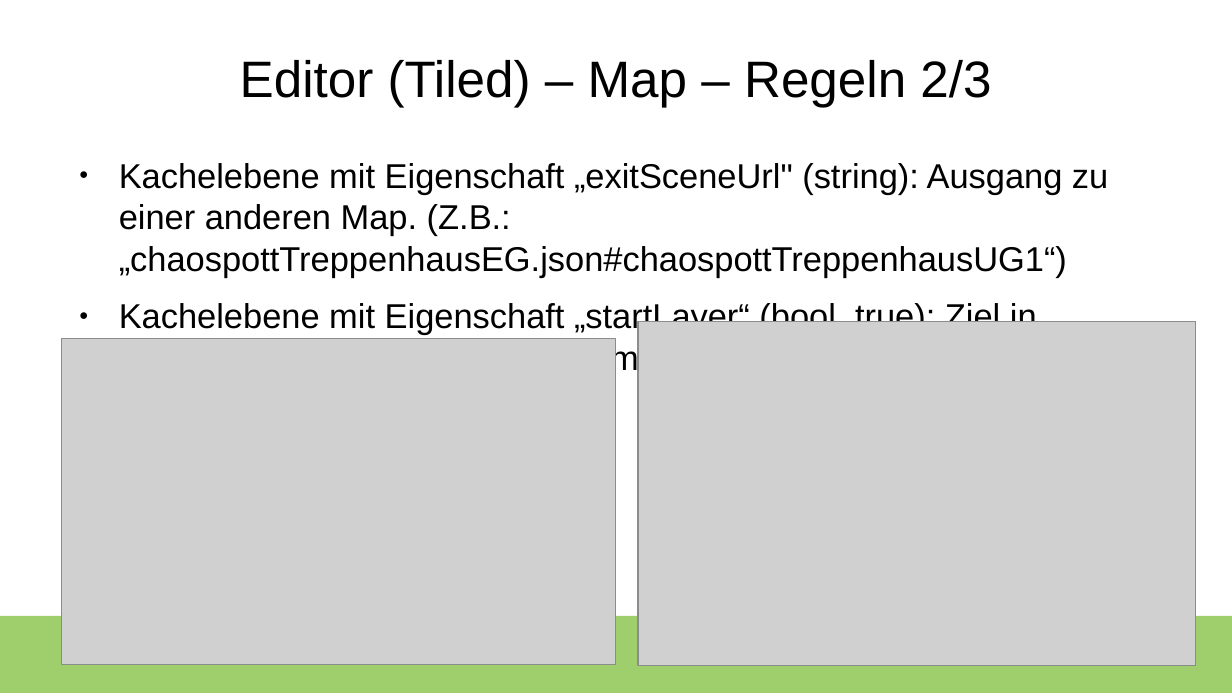
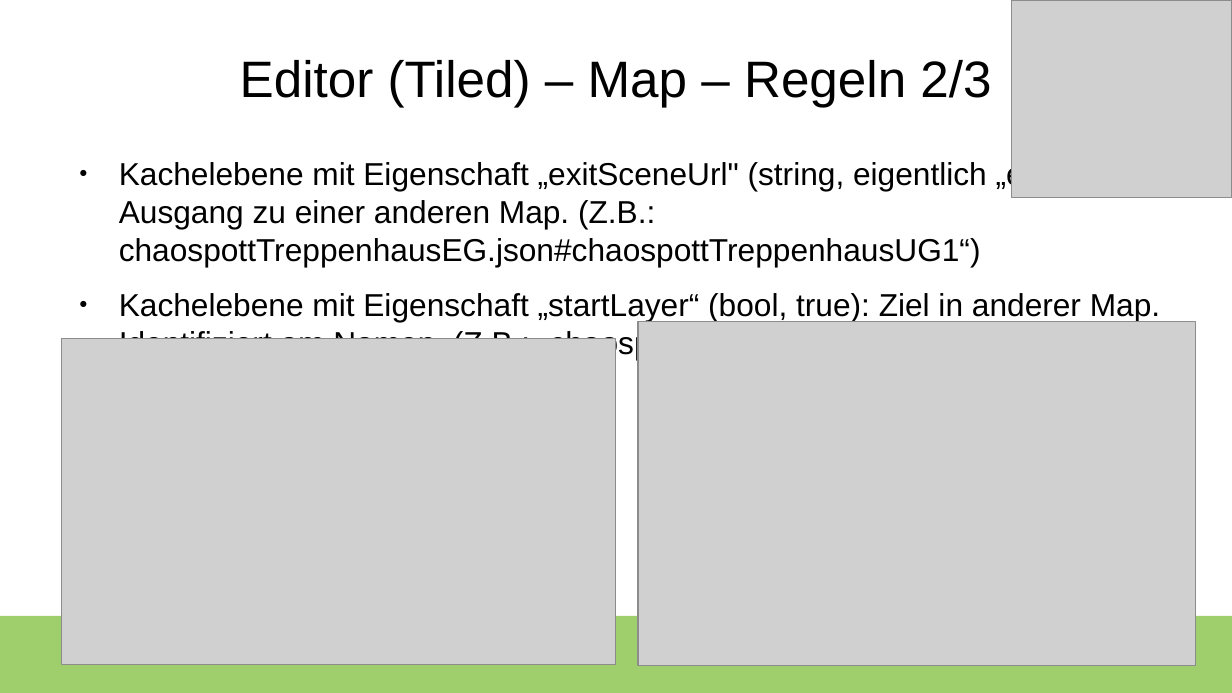
Before and after one commit to c3e/Workadventure, a slide deck: slide 14 of WorkAdventure.odp. Drawn at 1232x693 pixels with LibreOffice and Linux fonts; fonts in the diff are those of the drawing; grey boxes stand for pictures. Boxes give left, top, right and bottom in pixels: in the first picture for what was removed or moved away, otherwise in the second. Text is boxed around its words. In the diff, an @@ line names an element or a change of style, - is before the commit and + after.

```diff
--- a/WorkAdventure.odp
+++ b/WorkAdventure.odp
@@ picture added at bbox=[1013, 0, 1232, 198] @@
@@ text at bbox=[119, 160, 1126, 267]: text changed; size 22.2 to 20.4 pt @@
-● Kachelebene mit Eigenschaft „exitSceneUrl" (string): Ausgang zu einer anderen Map. (Z.B.: „chaospottTreppenhausEG.json#chaospottTreppenhausUG1“)
+● Kachelebene mit Eigenschaft „exitSceneUrl" (string, eigentlich „exitUrl“):
+  Ausgang zu einer anderen Map. (Z.B.: chaospottTreppenhausEG.json#chaospottTreppenhausUG1“)
@@ text at bbox=[119, 293, 1160, 359]: size 22.2 to 20.4 pt in "Kachelebene mit Eigenschaft „startLayer“ (bool, true): Ziel ..." @@
```
Also in this commit, not shown: 15 other slides changed, 1 slide added, 1 slide removed.
